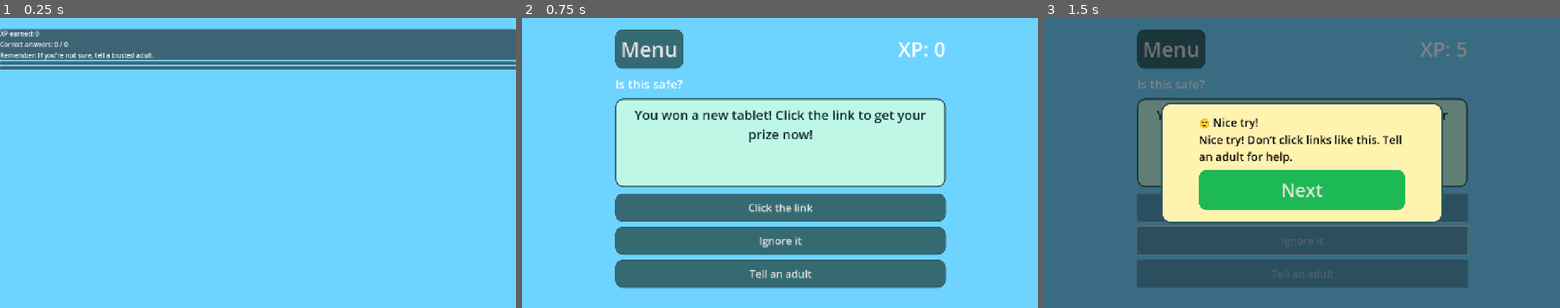
Above: before the commit, frames 1-3 (left to right).
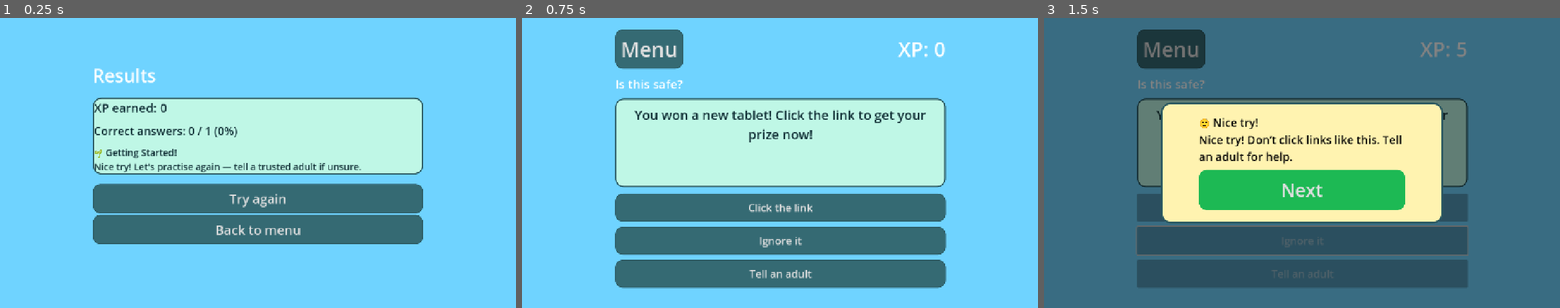
Above: after the commit, the same moments.

Repository: stackedStewart/online-safety-gamified-prototype
Game: Godot game, scene res://scenes/results.tscn
The game is run twice, just before and just after one commit, with the same random seed, the same clock (stepped at 60 frames per second) and the same inputs. This scene is started directly instead of the project's main scene.
Inputs (mouse positions are in pixels of both pictures, inside the frame that each line leads up to; where the layout moved, square brackets give the same spot in the first picture):
- Up to frame 1 (0.25 s): no input
- Up to frame 2 (0.75 s): click (780, 197) [780, 64] at 0.5 s
- Up to frame 3 (1.5 s): click "Ignore it" at 1.25 s

The runs differ from the first frame. In frame 1, 44% of the frame differs, in the area x 0-100%, y 3-78%; in frame 2, nothing differs; in frame 3, nothing differs.

Commit message:
Results screen wired + UI theme pass v1 (WIP)

Diff:
--- a/scenes/results.gd
+++ b/scenes/results.gd
@@ -1,21 +1,45 @@
 extends Control
 
-@onready var xp_label: Label = $Margin/Layout/SummaryCard/SummaryMargin/SummaryLayout/XPLabel
-@onready var badge_label: Label = $Margin/Layout/SummaryCard/SummaryMargin/SummaryLayout/BadgeLabel
-@onready var reminder_label: Label = $Margin/Layout/SummaryCard/SummaryMargin/SummaryLayout/ReminderLabel
+@onready var title_label: Label = $PageCenter/Margin/Layout/TitleLabel
+
+@onready var xp_label: Label = $PageCenter/Margin/Layout/SummaryCard/SummaryMargin/SummaryLayout/XPLabel
+@onready var badge_label: Label = $PageCenter/Margin/Layout/SummaryCard/SummaryMargin/SummaryLayout/BadgeLabel
+@onready var reminder_label: Label = $PageCenter/Margin/Layout/SummaryCard/SummaryMargin/SummaryLayout/ReminderLabel
+
+@onready var try_again_button: Button = $PageCenter/Margin/Layout/Buttons/NextChallengeButton
+@onready var back_to_menu_button: Button = $PageCenter/Margin/Layout/Buttons/BackToMenuButton
 
 func _ready() -> void:
-	xp_label.text = "XP earned: %d" % GameState.xp
-	badge_label.text = "Correct answers: %d / %d" % [GameState.correct_count, GameState.total_answered]
-	reminder_label.text = "Remember: If you're not sure, tell a trusted adult."
+	title_label.text = "Results"
 
-	$Margin/Layout/Buttons/NextChallengeButton.pressed.connect(_on_next)
-	$Margin/Layout/Buttons/BackToMenuButton.pressed.connect(_on_menu)
+	var xp: int = GameState.xp
+	var correct: int = GameState.correct_count
+	var total: int = max(1, GameState.total_answered)
+	var accuracy := int(round((float(correct) / float(total)) * 100.0))
 
-func _on_next() -> void:
-	# Replay from start for now
+	xp_label.text = "XP earned: %d" % xp
+	badge_label.text = "Correct answers: %d / %d (%d%%)" % [correct, total, accuracy]
+	reminder_label.text = _message_for_score(correct, total)
+
+	try_again_button.text = "Try again"
+	back_to_menu_button.text = "Back to menu"
+
+	try_again_button.pressed.connect(_on_try_again)
+	back_to_menu_button.pressed.connect(_on_back_to_menu)
+
+func _message_for_score(correct: int, total: int) -> String:
+	if correct >= total:
+		return "🏆 Online Safety Star!\nAmazing! If you're not sure, tell a trusted adult."
+	elif correct >= int(ceil(total * 0.75)):
+		return "⭐ Safety Hero!\nGreat job! If you're not sure, tell a trusted adult."
+	elif correct >= int(ceil(total * 0.5)):
+		return "🙂 Safety Learner!\nGood effort! Take your time and think it through."
+	else:
+		return "🌱 Getting Started!\nNice try! Let's practise again — tell a trusted adult if unsure."
+
+func _on_try_again() -> void:
 	GameState.reset_run()
 	get_tree().change_scene_to_file("res://scenes/challenge_shell.tscn")
 
-func _on_menu() -> void:
+func _on_back_to_menu() -> void:
 	get_tree().change_scene_to_file("res://scenes/menu.tscn")
--- a/scenes/results.tscn
+++ b/scenes/results.tscn
@@ -1,6 +1,53 @@
-[gd_scene load_steps=2 format=3 uid="uid://beh3d7xnb6hkw"]
+[gd_scene load_steps=6 format=3 uid="uid://beh3d7xnb6hkw"]
 
 [ext_resource type="Script" uid="uid://p8ciulm2ak8a" path="res://scenes/results.gd" id="1_qh7lt"]
+
+[sub_resource type="StyleBoxFlat" id="StyleBoxFlat_qh7lt"]
+bg_color = Color(0.7490196, 0.96862745, 0.9019608, 1)
+border_width_left = 3
+border_width_top = 3
+border_width_right = 3
+border_width_bottom = 3
+border_color = Color(0.16862746, 0.34901962, 0.38039216, 1)
+corner_radius_top_left = 20
+corner_radius_top_right = 20
+corner_radius_bottom_right = 20
+corner_radius_bottom_left = 20
+
+[sub_resource type="StyleBoxFlat" id="StyleBoxFlat_21kdr"]
+content_margin_left = 14.0
+content_margin_top = 14.0
+content_margin_right = 14.0
+content_margin_bottom = 14.0
+bg_color = Color(0.20784314, 0.41568628, 0.4509804, 1)
+border_width_left = 2
+border_width_top = 2
+border_width_right = 2
+border_width_bottom = 2
+border_color = Color(0.16862746, 0.34901962, 0.38039216, 1)
+corner_radius_top_left = 18
+corner_radius_top_right = 18
+corner_radius_bottom_right = 18
+corner_radius_bottom_left = 18
+
+[sub_resource type="StyleBoxFlat" id="StyleBoxFlat_r4wmc"]
+bg_color = Color(0.16862746, 0.34901962, 0.38039216, 1)
+
+[sub_resource type="StyleBoxFlat" id="StyleBoxFlat_w6ibn"]
+content_margin_left = 14.0
+content_margin_top = 14.0
+content_margin_right = 14.0
+content_margin_bottom = 14.0
+bg_color = Color(0.24705882, 0.4862745, 0.5254902, 1)
+border_width_left = 2
+border_width_top = 2
+border_width_right = 2
+border_width_bottom = 2
+border_color = Color(0.16862746, 0.34901962, 0.38039216, 1)
+corner_radius_top_left = 18
+corner_radius_top_right = 18
+corner_radius_bottom_right = 18
+corner_radius_bottom_left = 18
 
 [node name="Results" type="Control"]
 layout_mode = 3
@@ -20,7 +67,7 @@
 grow_vertical = 2
 color = Color(0.43529412, 0.827451, 1, 1)
 
-[node name="Margin" type="MarginContainer" parent="."]
+[node name="PageCenter" type="CenterContainer" parent="."]
 layout_mode = 1
 anchors_preset = 15
 anchor_right = 1.0
@@ -28,41 +75,69 @@
 grow_horizontal = 2
 grow_vertical = 2
 
-[node name="Layout" type="VBoxContainer" parent="Margin"]
+[node name="Margin" type="MarginContainer" parent="PageCenter"]
+custom_minimum_size = Vector2(900, 0)
+layout_mode = 2
+theme_override_constants/margin_left = 40
+theme_override_constants/margin_top = 40
+theme_override_constants/margin_right = 40
+theme_override_constants/margin_bottom = 40
+
+[node name="Layout" type="VBoxContainer" parent="PageCenter/Margin"]
+layout_mode = 2
+theme_override_constants/separation = 24
+alignment = 1
+
+[node name="TitleLabel" type="Label" parent="PageCenter/Margin/Layout"]
+layout_mode = 2
+theme_override_font_sizes/font_size = 45
+
+[node name="SummaryCard" type="PanelContainer" parent="PageCenter/Margin/Layout"]
+layout_mode = 2
+theme_override_styles/panel = SubResource("StyleBoxFlat_qh7lt")
+
+[node name="SummaryMargin" type="MarginContainer" parent="PageCenter/Margin/Layout/SummaryCard"]
 layout_mode = 2
 
-[node name="TitleLabel" type="Label" parent="Margin/Layout"]
+[node name="SummaryLayout" type="VBoxContainer" parent="PageCenter/Margin/Layout/SummaryCard/SummaryMargin"]
+layout_mode = 2
+theme_override_constants/separation = 18
+alignment = 1
+
+[node name="XPLabel" type="Label" parent="PageCenter/Margin/Layout/SummaryCard/SummaryMargin/SummaryLayout"]
+layout_mode = 2
+theme_override_colors/font_color = Color(0.05490196, 0.17254902, 0.2, 1)
+theme_override_font_sizes/font_size = 30
+
+[node name="BadgeLabel" type="Label" parent="PageCenter/Margin/Layout/SummaryCard/SummaryMargin/SummaryLayout"]
+layout_mode = 2
+theme_override_colors/font_color = Color(0.05490196, 0.17254902, 0.2, 1)
+theme_override_font_sizes/font_size = 28
+
+[node name="ReminderLabel" type="Label" parent="PageCenter/Margin/Layout/SummaryCard/SummaryMargin/SummaryLayout"]
+layout_mode = 2
+theme_override_colors/font_color = Color(0.05490196, 0.17254902, 0.2, 1)
+theme_override_font_sizes/font_size = 23
+
+[node name="Buttons" type="VBoxContainer" parent="PageCenter/Margin/Layout"]
 layout_mode = 2
 
-[node name="SummaryCard" type="PanelContainer" parent="Margin/Layout"]
+[node name="NextChallengeButton" type="Button" parent="PageCenter/Margin/Layout/Buttons"]
+layout_mode = 2
+theme_override_font_sizes/font_size = 32
+theme_override_styles/normal = SubResource("StyleBoxFlat_21kdr")
+theme_override_styles/pressed = SubResource("StyleBoxFlat_r4wmc")
+theme_override_styles/hover = SubResource("StyleBoxFlat_w6ibn")
+
+[node name="BackToMenuButton" type="Button" parent="PageCenter/Margin/Layout/Buttons"]
+layout_mode = 2
+theme_override_font_sizes/font_size = 32
+theme_override_styles/normal = SubResource("StyleBoxFlat_21kdr")
+theme_override_styles/pressed = SubResource("StyleBoxFlat_r4wmc")
+theme_override_styles/hover = SubResource("StyleBoxFlat_w6ibn")
+
+[node name="Footer" type="HBoxContainer" parent="PageCenter/Margin/Layout"]
 layout_mode = 2
 
-[node name="SummaryMargin" type="MarginContainer" parent="Margin/Layout/SummaryCard"]
+[node name="VersionLabel" type="Label" parent="PageCenter/Margin/Layout/Footer"]
 layout_mode = 2
-
-[node name="SummaryLayout" type="VBoxContainer" parent="Margin/Layout/SummaryCard/SummaryMargin"]
-layout_mode = 2
-
-[node name="XPLabel" type="Label" parent="Margin/Layout/SummaryCard/SummaryMargin/SummaryLayout"]
-layout_mode = 2
-
-[node name="BadgeLabel" type="Label" parent="Margin/Layout/SummaryCard/SummaryMargin/SummaryLayout"]
-layout_mode = 2
-
-[node name="ReminderLabel" type="Label" parent="Margin/Layout/SummaryCard/SummaryMargin/SummaryLayout"]
-layout_mode = 2
-
-[node name="Buttons" type="VBoxContainer" parent="Margin/Layout"]
-layout_mode = 2
-
-[node name="NextChallengeButton" type="Button" parent="Margin/Layout/Buttons"]
-layout_mode = 2
-
-[node name="BackToMenuButton" type="Button" parent="Margin/Layout/Buttons"]
-layout_mode = 2
-
-[node name="Footer" type="HBoxContainer" parent="Margin/Layout"]
-layout_mode = 2
-
-[node name="VersionLabel" type="Label" parent="Margin/Layout/Footer"]
-layout_mode = 2
